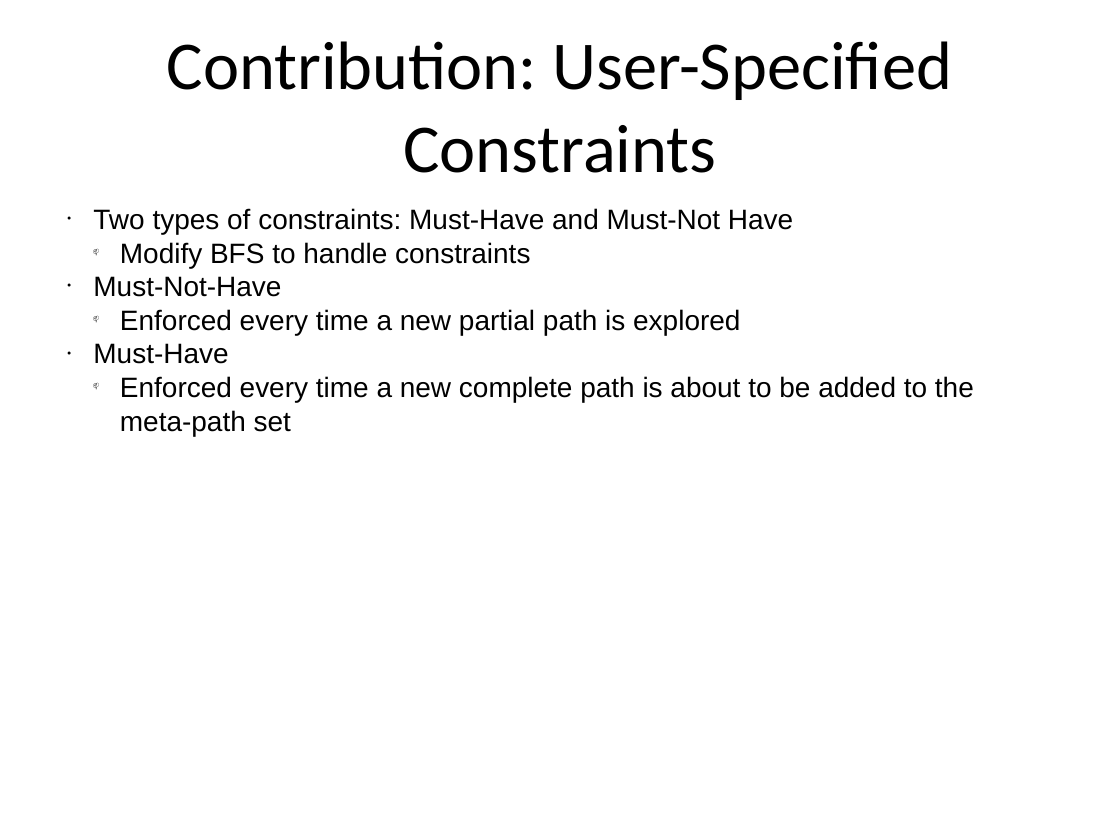
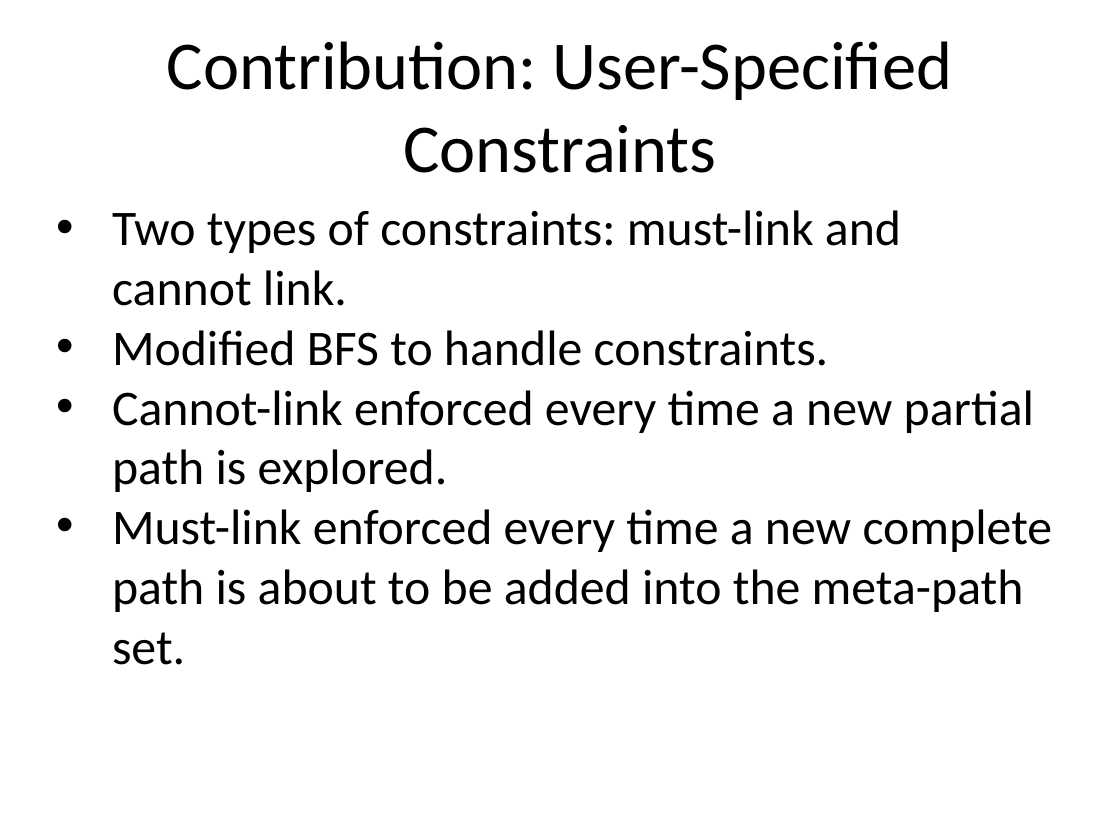
Before and after one commit to hilfialkaff/newsnet, a slide deck: slide 9 of paper/presentation.pptx. Drawn at 1120x840 pixels with LibreOffice and Linux fonts; fonts in the diff are those of the drawing. Boxes give left, top, right and bottom in pixels: in the first picture for what was removed or moved away, otherwise in the second. Text is boxed around its words. In the diff, an @@ line names an element or a change of style, - is before the commit and + after.

Commit message:
adding the user-defined meta-paths subsubsection

```diff
--- a/paper/presentation.pptx
+++ b/paper/presentation.pptx
@@ text at (112, 210, 1053, 665): text changed; size 18 to 32 pt; font Arial to Calibri @@
-● Two types of constraints: Must-Have and Must-Not Have
-  📫 Modify BFS to handle constraints
-● Must-Not-Have
-  📫 Enforced every time a new partial path is explored
-● Must-Have
-  📫 Enforced every time a new complete path is about to be added to the meta-path set
+• Two types of constraints: must-link and
+  cannot link.
+• Modified BFS to handle constraints.
+• Cannot-link enforced every time a new partial
+  path is explored.
+• Must-link enforced every time a new complete
+  path is about to be added into the meta-path
+  set.
```
Also in this commit, not shown: 5 other slides changed, 3 other files.
